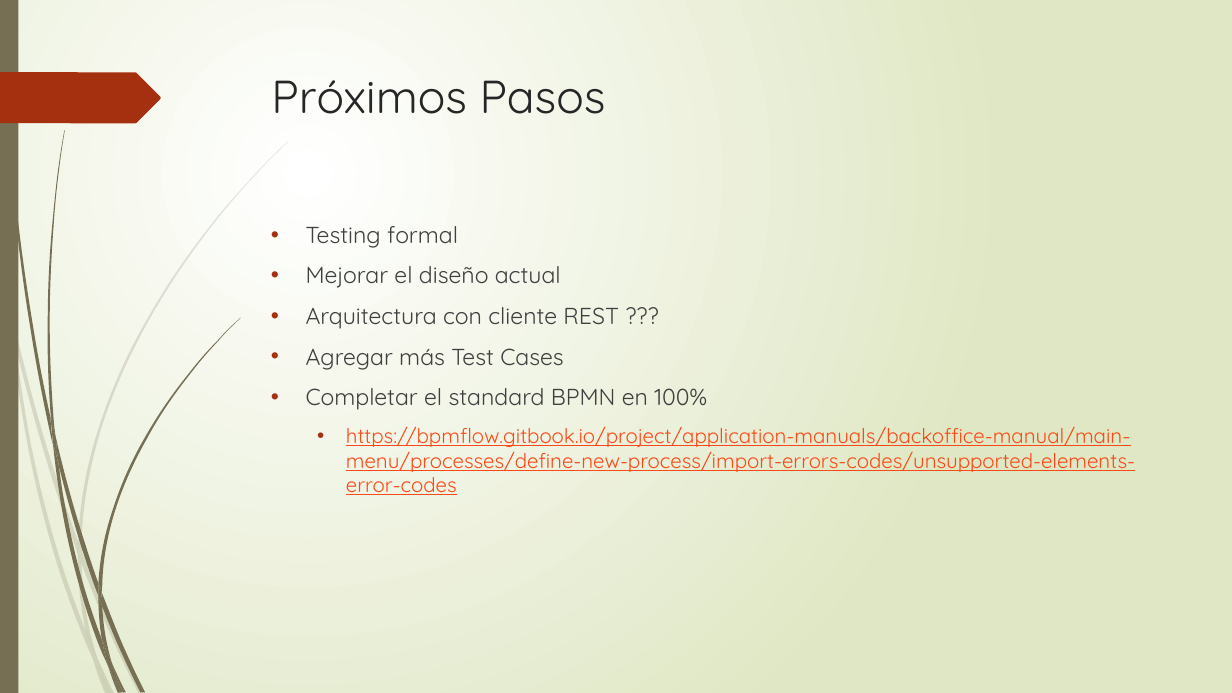
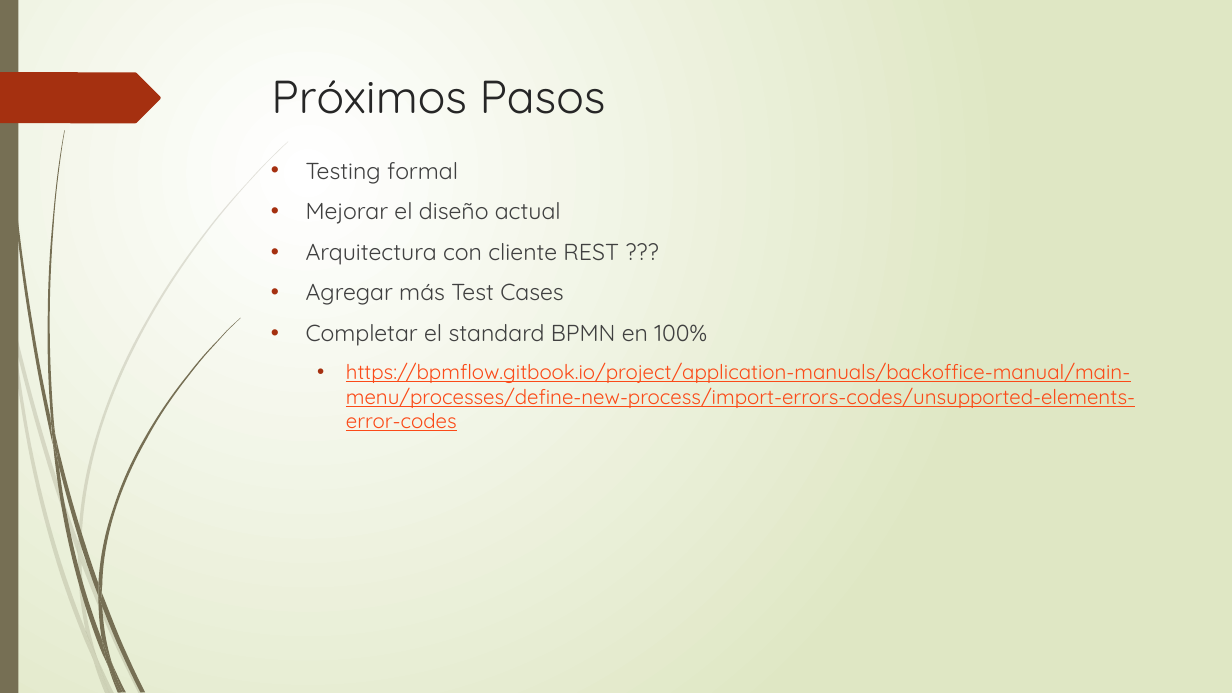
Before and after one commit to brunobuzzi/BpmFlow, a slide deck: slide 10 of documents/spanish/Proyecto BPM Flow.pptx. Drawn at 1232x693 pixels with LibreOffice and Linux fonts; fonts in the diff are those of the drawing. Boxes give left, top, right and bottom in pixels: in the first picture for what was removed or moved away, otherwise in the second. Text is boxed around its words. In the diff, an @@ line names an element or a change of style, - is before the commit and + after.

```diff
--- a/documents/spanish/Proyecto BPM Flow.pptx
+++ b/documents/spanish/Proyecto BPM Flow.pptx
@@ text "Testing formal": place and size @@
-text "Testing formal" at <box>306,226,1135,495</box>
+text "Testing formal" at <box>306,162,1135,431</box>
```
Also in this commit, not shown: 5 other slides changed.
